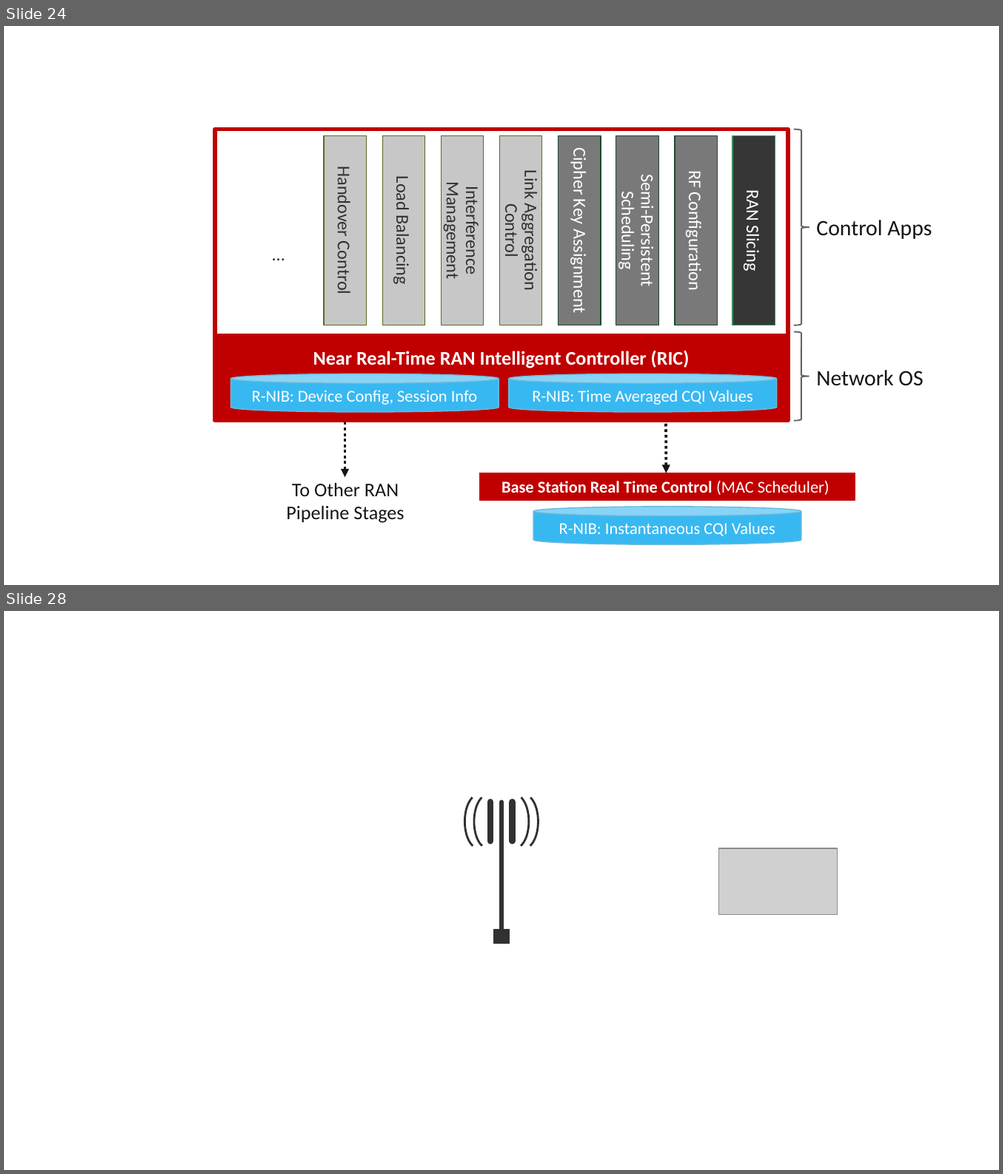
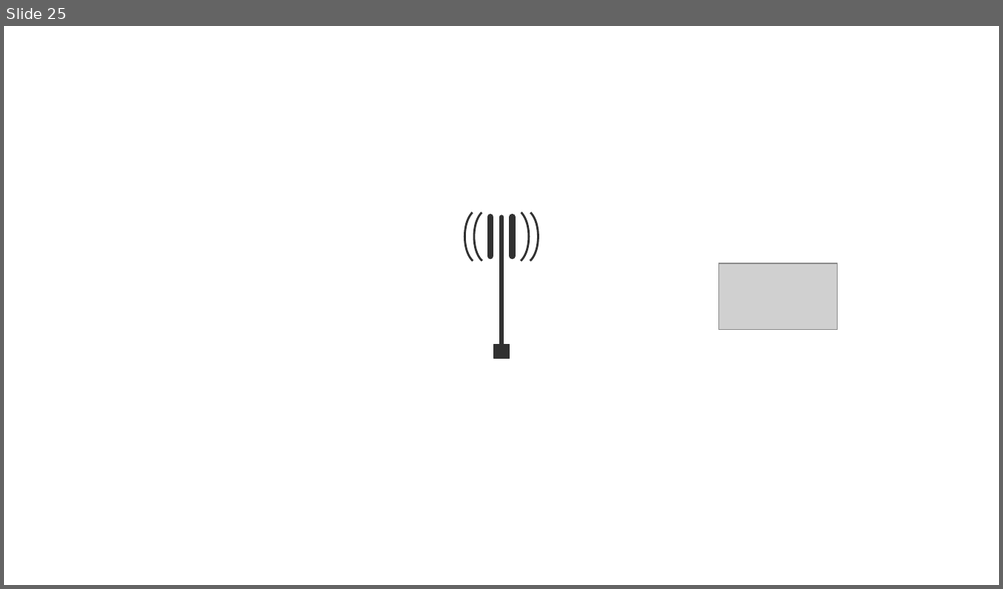
Before and after one commit to SystemsApproach/private5g, a slide deck: figures.pptx. Shown one above the other, each under a label of ours: slides 24 and 28 before the commit, slide 25 after it; the slides between them are not shown. The pictures are 1003x1174 and 1003x589 pixels, drawn with LibreOffice and Linux fonts; fonts in the diff are those of the drawing; grey boxes stand for pictures. Boxes give left, top, right and bottom in pixels: in the first picture for what was removed or moved away, otherwise in the second. Text is boxed around its words. In the diff, an @@ line names an element or a change of style, - is before the commit and + after.

```diff
--- a/figures.pptx
+++ b/figures.pptx
@@ slide 24 removed at (x1=4, y1=26, x2=999, y2=585), background #FFFFFF @@
@@ rectangle removed at (x1=215, y1=130, x2=788, y2=421) @@
@@ rectangle removed at (x1=323, y1=136, x2=366, y2=326) @@
-Handover Control
@@ rectangle removed at (x1=382, y1=136, x2=425, y2=326) @@
-Load Balancing
@@ rectangle removed at (x1=441, y1=136, x2=484, y2=326) @@
-Interference Management
@@ rectangle removed at (x1=499, y1=136, x2=542, y2=326) @@
-Link Aggregation
-Control
@@ rectangle removed at (x1=558, y1=136, x2=600, y2=326) @@
-Cipher Key Assignment
@@ rectangle removed at (x1=616, y1=136, x2=658, y2=326) @@
-Semi-Persistent Scheduling
@@ rectangle removed at (x1=674, y1=136, x2=717, y2=326) @@
-RF Configuration
@@ rectangle removed at (x1=732, y1=136, x2=775, y2=326) @@
-RAN Slicing
@@ right brace removed at (x1=794, y1=130, x2=808, y2=326) @@
@@ text removed at (x1=816, y1=220, x2=931, y2=239) @@
-Control Apps
@@ text removed at (x1=262, y1=238, x2=296, y2=269) @@
-…
@@ rectangle removed at (x1=215, y1=335, x2=788, y2=421) @@
-Near Real-Time RAN Intelligent Controller (RIC)
@@ right brace removed at (x1=794, y1=332, x2=808, y2=421) @@
@@ cylinder removed at (x1=230, y1=374, x2=498, y2=412) @@
-R-NIB: Device Config, Session Info
@@ arrow removed from (345, 374) to (345, 477) @@
@@ cylinder removed at (x1=508, y1=374, x2=776, y2=412) @@
-R-NIB: Time Averaged CQI Values
@@ text removed at (x1=816, y1=370, x2=922, y2=386) @@
-Network OS
@@ arrow removed from (666, 421) to (666, 474) @@
@@ text removed at (x1=286, y1=483, x2=404, y2=523) @@
-To Other RAN
-Pipeline Stages
@@ rectangle removed at (x1=479, y1=474, x2=854, y2=500) @@
-Base Station Real Time Control (MAC Scheduler)
@@ cylinder removed at (x1=533, y1=507, x2=801, y2=545) @@
-R-NIB: Instantaneous CQI Values
@@ what was slide 28 is now slide 25 @@
```
Also in this commit, not shown: 24 slides changed, 2 other slides removed, 29 other files.
